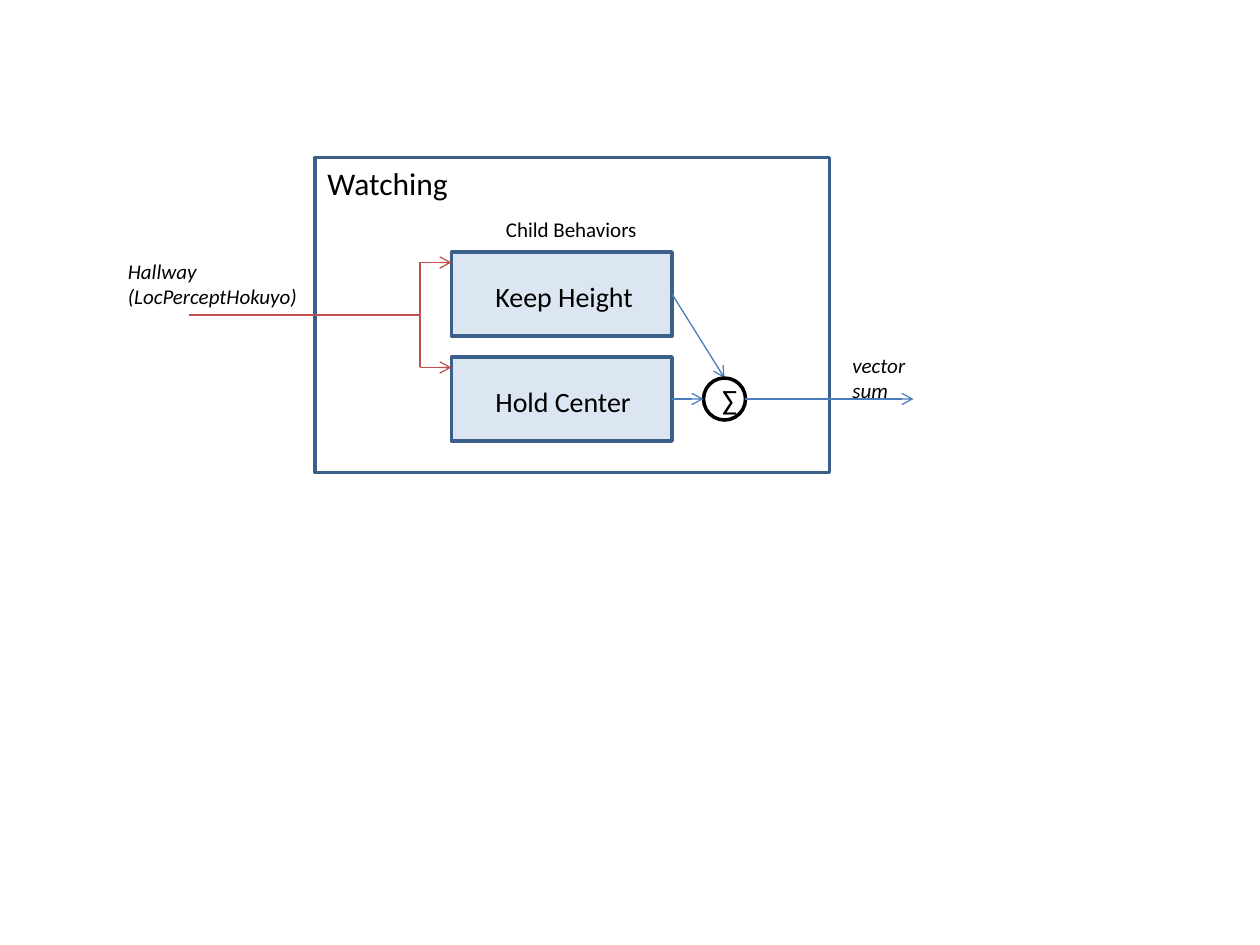
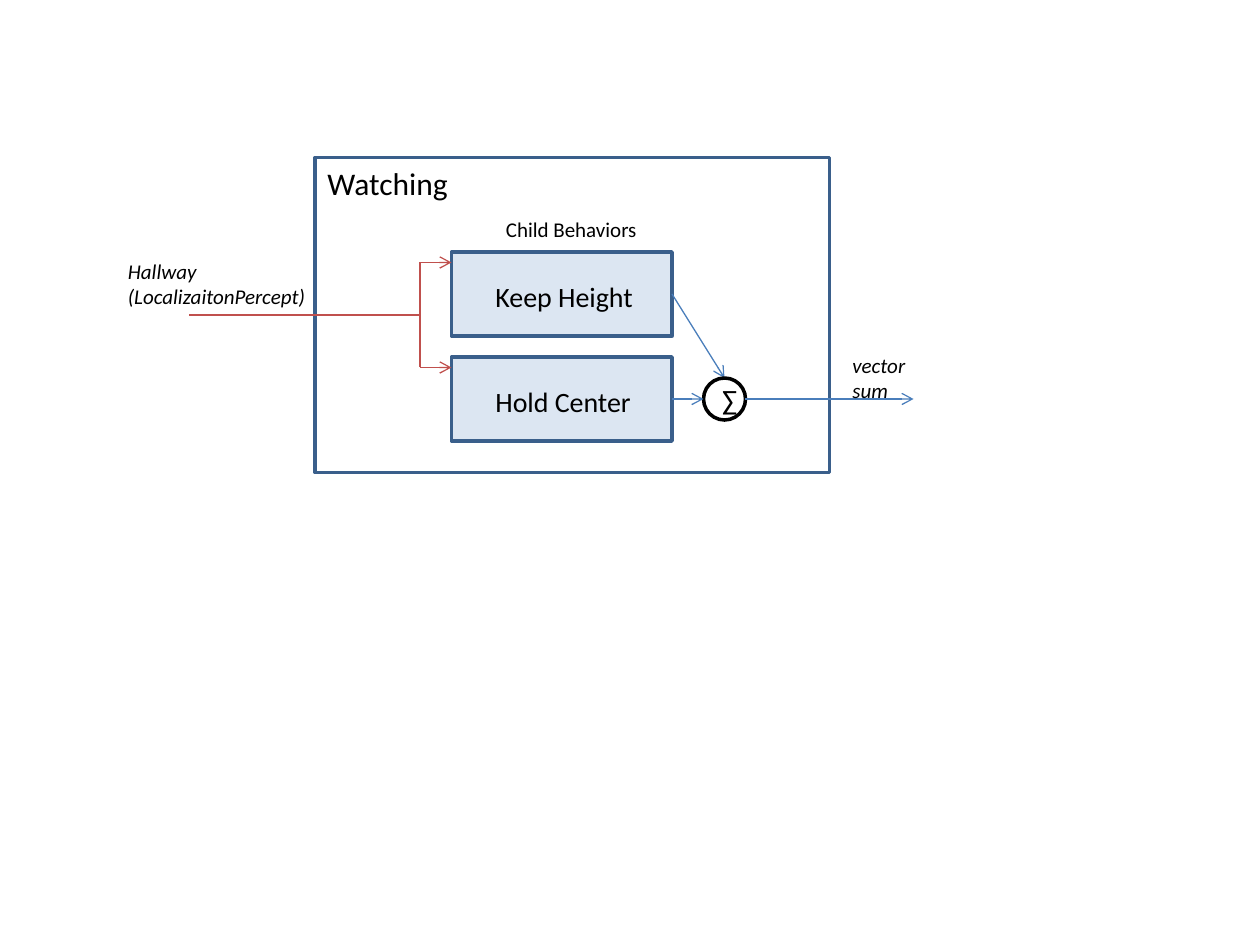
Before and after one commit to ewilcox/Unity_UAV, a slide deck: slide 3 of UAVbehavior/TRM/Diagrams/Parent Behaviors.pptx. Drawn at 1260x945 pixels with LibreOffice and Linux fonts; fonts in the diff are those of the drawing. Boxes give left, top, right and bottom in pixels: in the first picture for what was removed or moved away, otherwise in the second. Text is boxed around its words. In the diff, an @@ line names an element or a change of style, - is before the commit and + after.

```diff
--- a/UAVbehavior/TRM/Diagrams/Parent Behaviors.pptx
+++ b/UAVbehavior/TRM/Diagrams/Parent Behaviors.pptx
@@ text at (128,289,305,308): text changed @@
-(LocPerceptHokuyo)
+(LocalizaitonPercept)
```
Also in this commit, not shown: 3 other slides changed.
